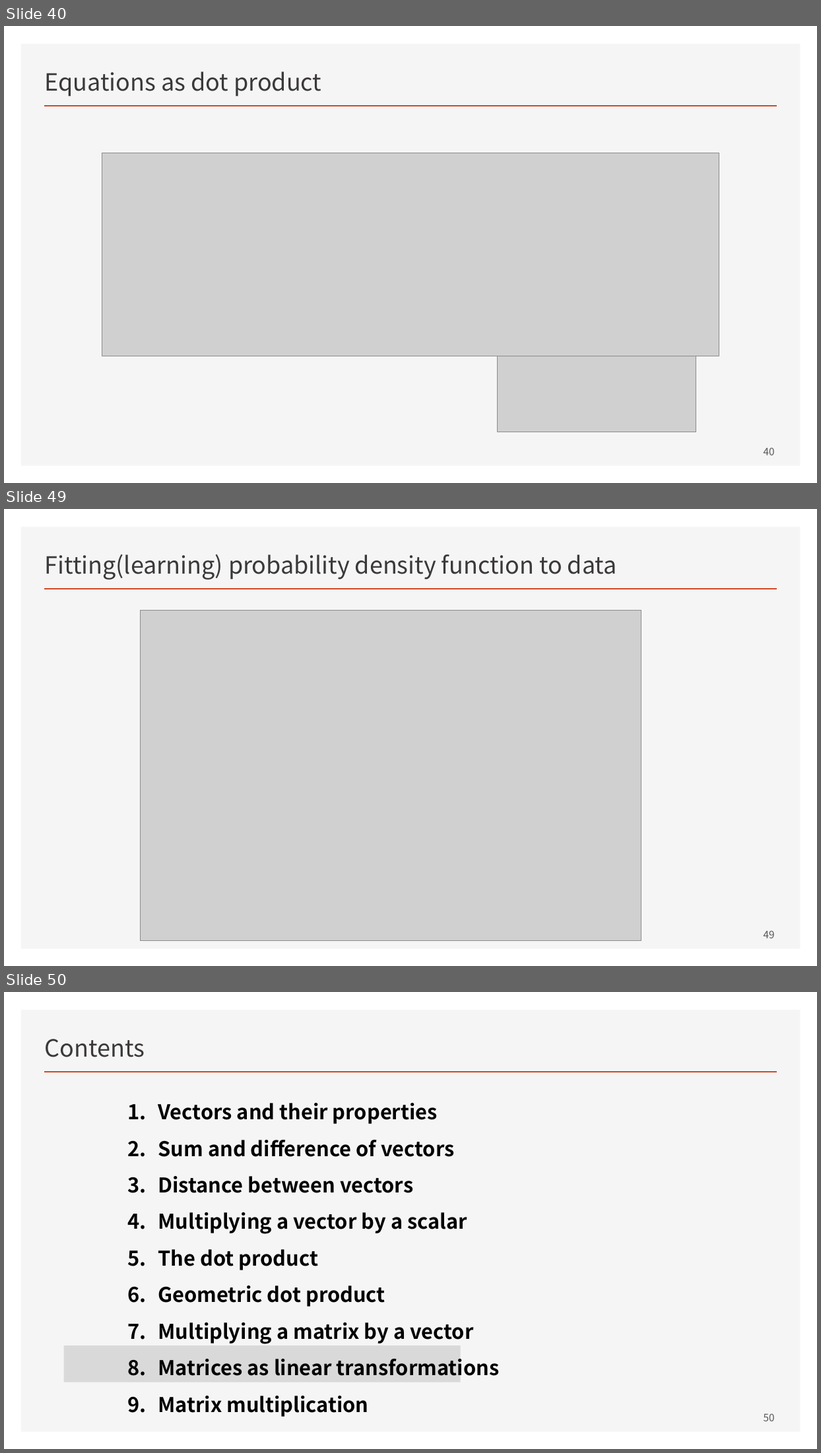
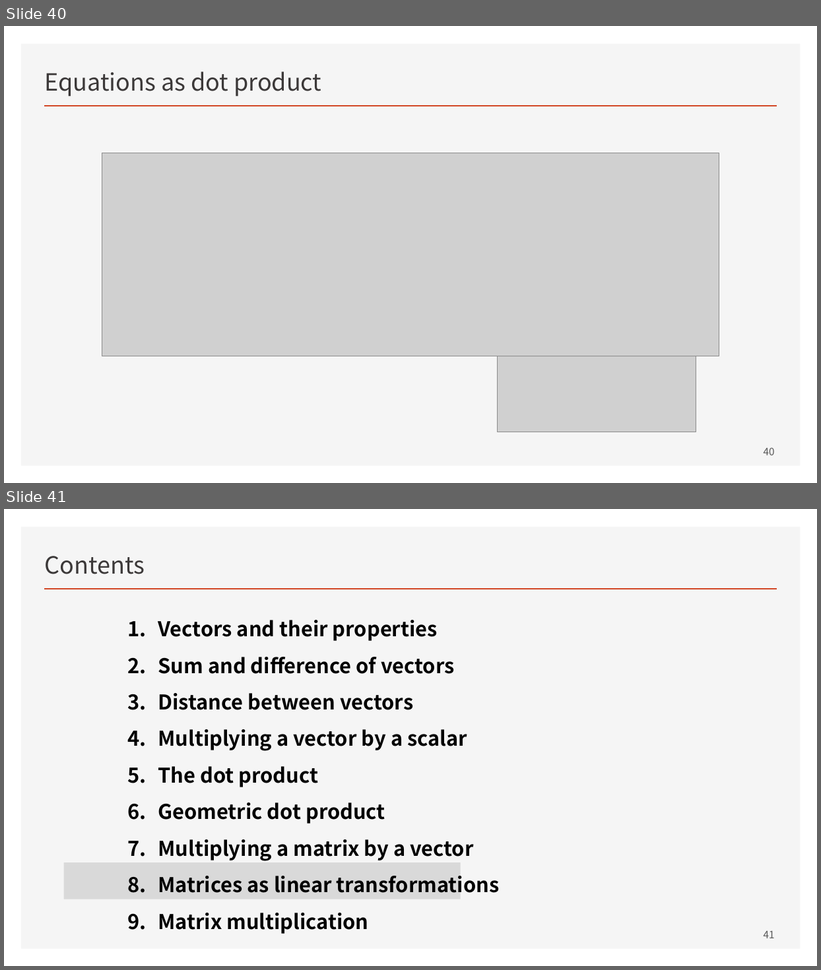
Before and after one commit to ancestor9/mathematics-for-machine-learning, a slide deck: w3_Vectors_and_Linear_Transformations.pptx. Shown one above the other, each under a label of ours: slides 40, 49 and 50 before the commit, slides 40 and 41 after it; the slides between them are not shown. The pictures are 821x1453 and 821x970 pixels, drawn with LibreOffice and Linux fonts; fonts in the diff are those of the drawing; grey boxes stand for pictures. Boxes give left, top, right and bottom in pixels: in the first picture for what was removed or moved away, otherwise in the second. Text is boxed around its words. In the diff, an @@ line names an element or a change of style, - is before the commit and + after.

```diff
--- a/w3_Vectors_and_Linear_Transformations.pptx
+++ b/w3_Vectors_and_Linear_Transformations.pptx
@@ slide 49 removed at <box>4,509,817,966</box>, background #FFFFFF; not listed: 2 template elements that a slide beside it also shows @@
@@ title removed at <box>45,555,617,580</box> @@
-Fitting(learning) probability density function to data
@@ picture removed at <box>140,610,642,941</box> @@
@@ page number removed at <box>764,931,775,939</box> @@
-49
@@ what was slide 50 is now slide 41 @@
@@ page number at <box>764,931,775,939</box>: text changed @@
-50
+41
```
Also in this commit, not shown: 2 slides changed, 8 other slides removed.
